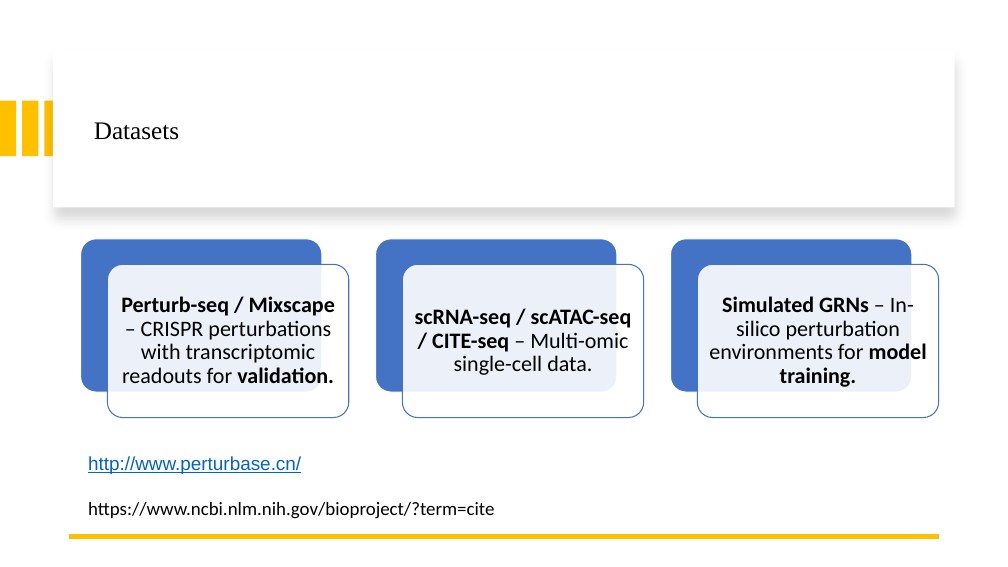
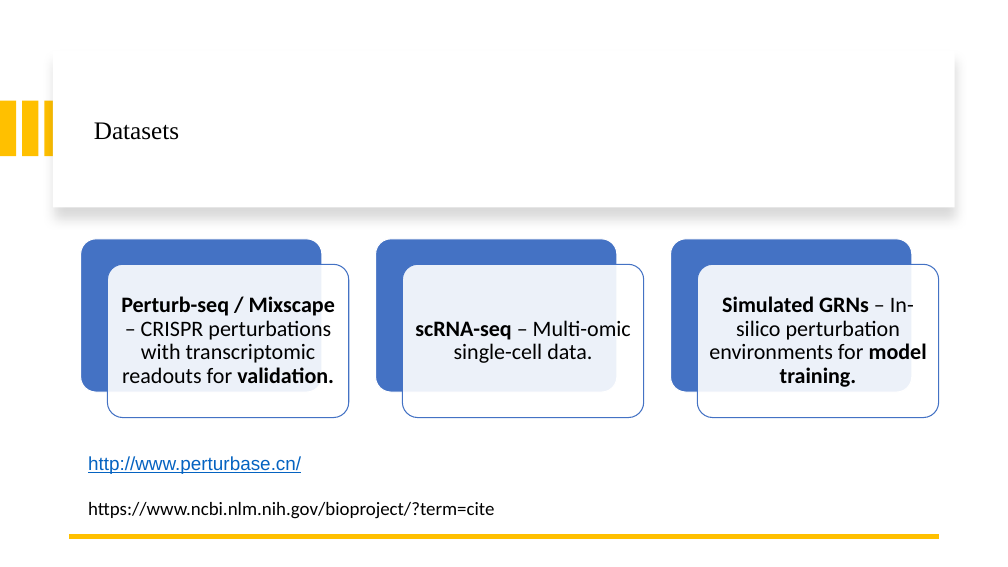
Before and after one commit to boabangf/GNN_RL_gene_trajectory_perturbation, a slide deck: slide 4 of ppt slides for omic codeathon (1).pptx. Drawn at 1008x567 pixels with LibreOffice and Linux fonts; fonts in the diff are those of the drawing. Boxes give left, top, right and bottom in pixels: in the first picture for what was removed or moved away, otherwise in the second. Text is boxed around its words. In the diff, an @@ line names an element or a change of style, - is before the commit and + after.

```diff
--- a/ppt slides for omic codeathon (1).pptx
+++ b/ppt slides for omic codeathon (1).pptx
@@ text at box(415, 320, 631, 363): text changed; bold off @@
-scRNA-seq / scATAC-seq / CITE-seq – Multi-omic single-cell data.
+scRNA-seq – Multi-omic single-cell data.
```
Also in this commit, not shown: 5 other slides changed, 2 slides added, 2 slides removed.
